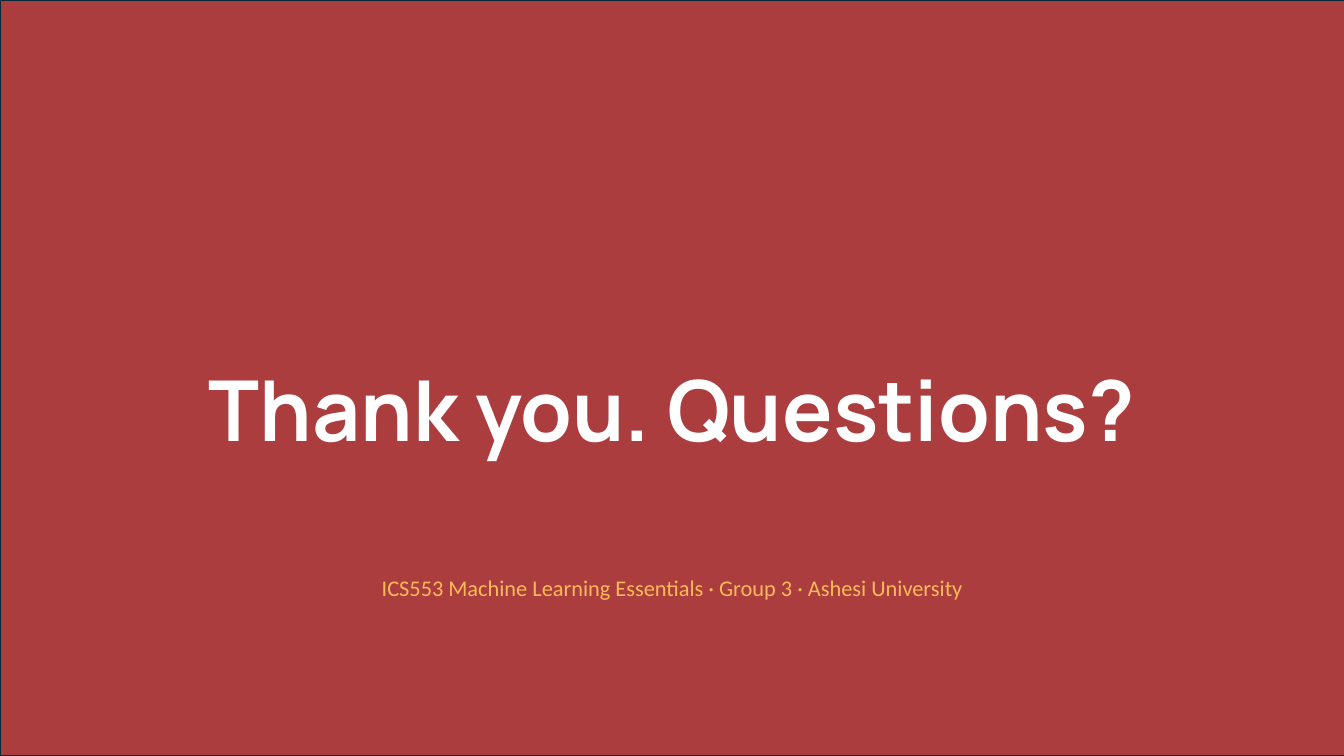
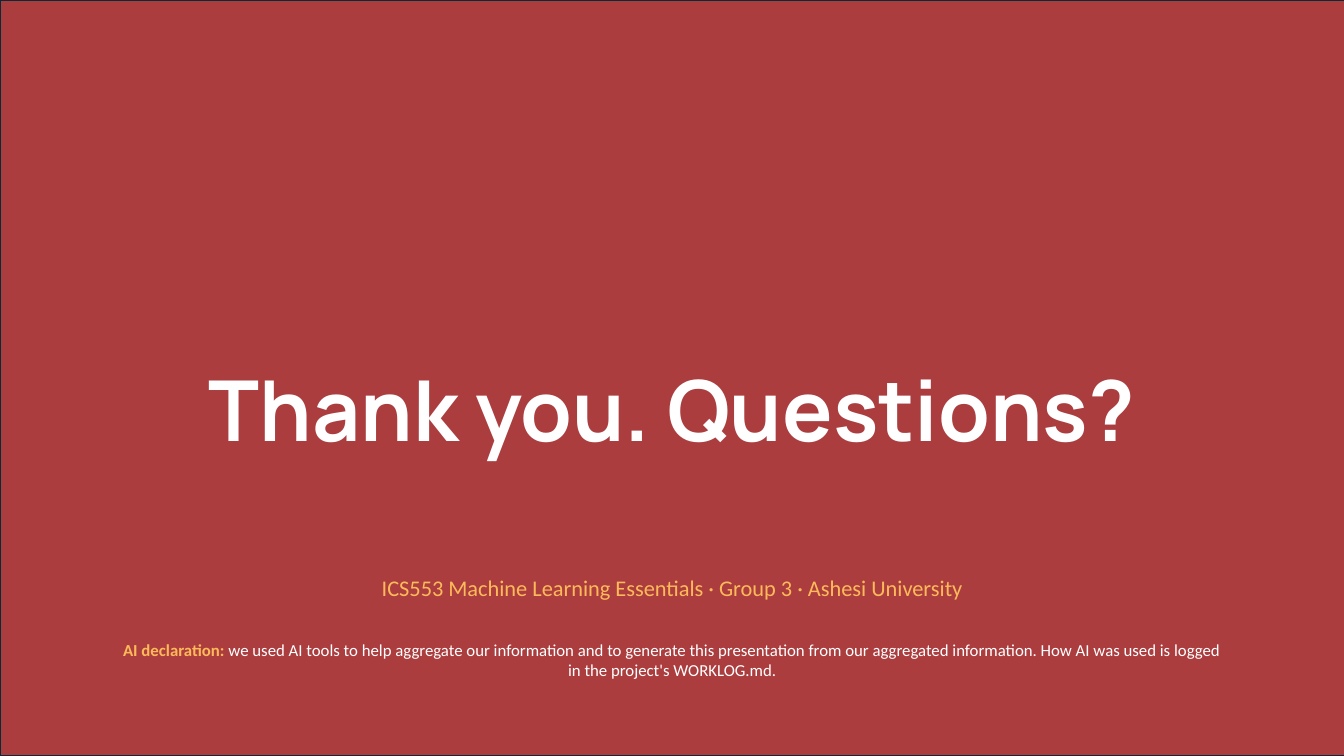
Before and after one commit to ASU-MICS-2028/mle-group-3-prosit-1, a slide deck: slide 15 of reports/ITN_Allocation_Ashesi.pptx. Drawn at 1344x756 pixels with LibreOffice and Linux fonts; fonts in the diff are those of the drawing; background and template pictures are left out. Boxes give left, top, right and bottom in pixels: in the first picture for what was removed or moved away, otherwise in the second. Text is boxed around its words. In the diff, an @@ line names an element or a change of style, - is before the commit and + after.

Commit message:
feat(presentation): add the AI declaration to the closing slide
The closing slide now states that we used AI tools to help aggregate our
information and to generate the presentation from it, and points to
WORKLOG.md for how AI was used. The deck is rebuilt; no other slide text
changes.

```diff
--- a/reports/ITN_Allocation_Ashesi.pptx
+++ b/reports/ITN_Allocation_Ashesi.pptx
@@ text added at bbox=[123, 644, 1220, 679], 12 pt, text #FFFFFF @@
+AI declaration: we used AI tools to help aggregate our information and to generate this presentation from our aggregated information. How AI was used is logged in the project's WORKLOG.md.
```
Also in this commit, not shown: 1 other file.
